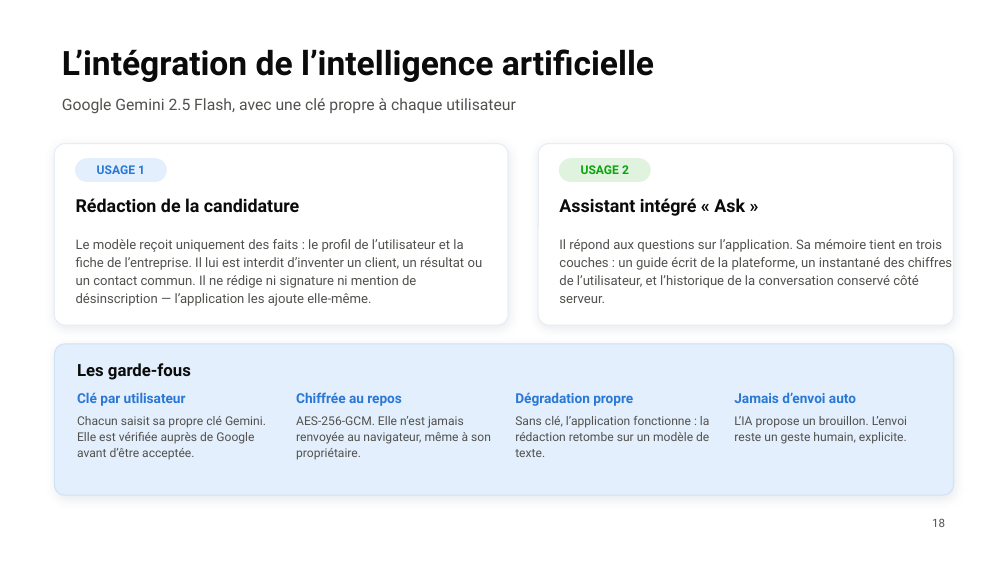
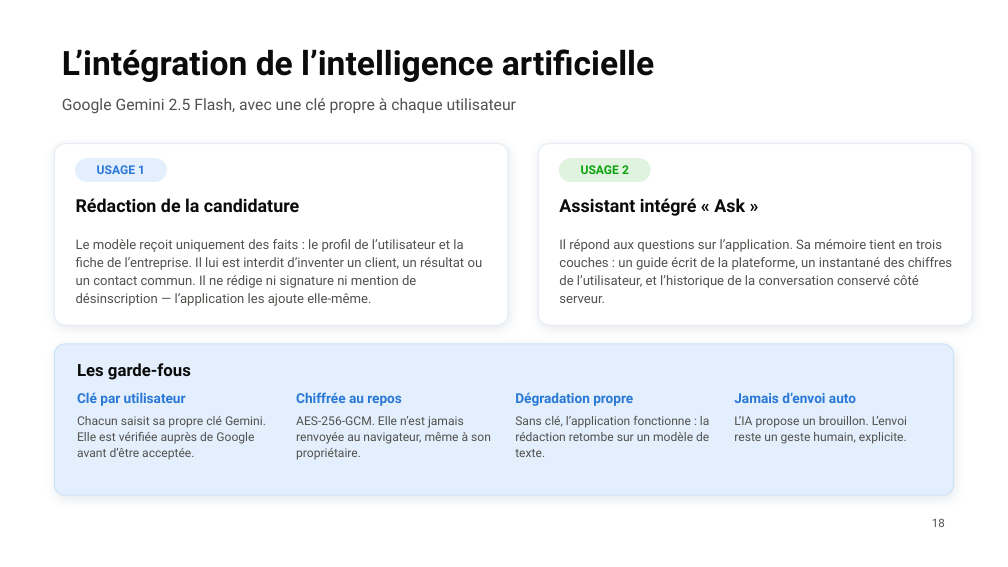
Before and after one commit to slaym-13/Prospect-Suite, a slide deck: slide 18 of presentation/IOADA202_HARMACH_SOULAIMANE_VF.pptx. Drawn at 1008x567 pixels with LibreOffice and Linux fonts; fonts in the diff are those of the drawing; background and template pictures are left out. Boxes give left, top, right and bottom in pixels: in the first picture for what was removed or moved away, otherwise in the second. Text is boxed around its words. In the diff, an @@ line names an element or a change of style, - is before the commit and + after.

```diff
--- a/presentation/IOADA202_HARMACH_SOULAIMANE_VF.pptx
+++ b/presentation/IOADA202_HARMACH_SOULAIMANE_VF.pptx
@@ text "Google Gemini 2.5 Flash, avec ..." at bbox=[62, 98, 516, 114]: less space between paragraphs @@
@@ rounded rectangle: place and size @@
-rounded rectangle at bbox=[538, 144, 954, 325]
+rounded rectangle at bbox=[538, 144, 972, 325]
```
Also in this commit, not shown: 20 other slides changed.
